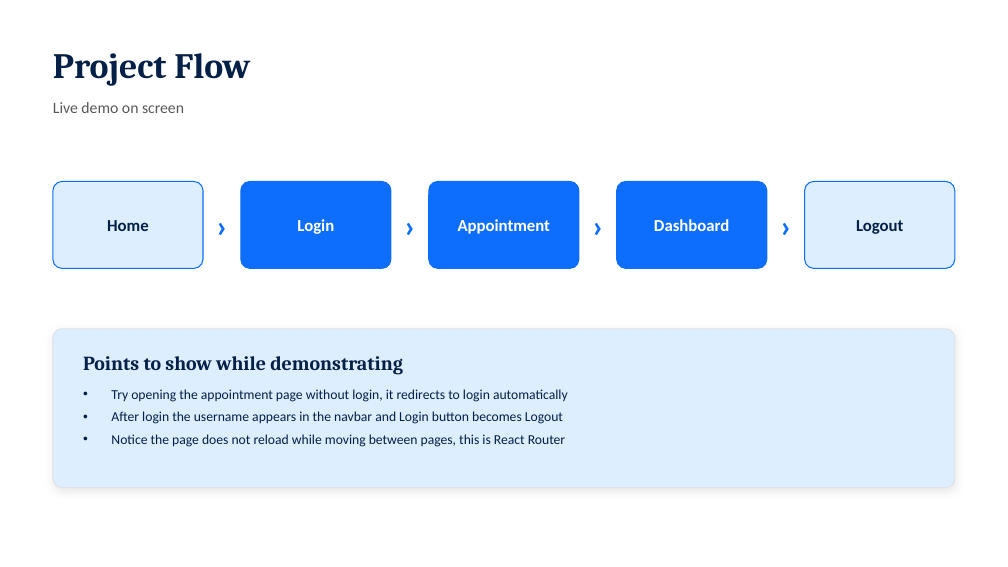
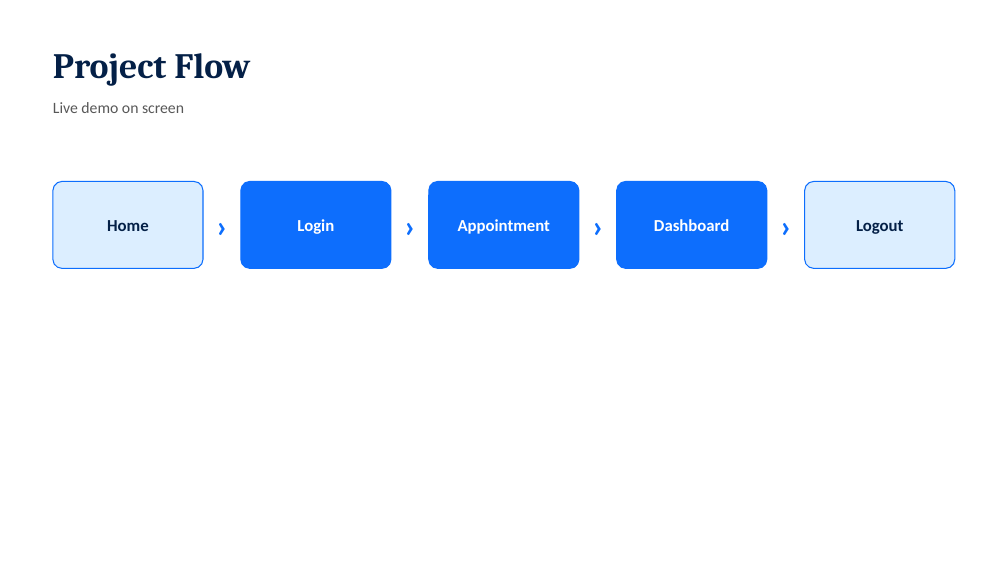
Before and after one commit to mani9kanta3/hospital-management-system, a slide deck: slide 11 of MediCare_HMS_Review.pptx. Drawn at 1008x567 pixels with LibreOffice and Linux fonts; fonts in the diff are those of the drawing. Boxes give left, top, right and bottom in pixels: in the first picture for what was removed or moved away, otherwise in the second. Text is boxed around its words. In the diff, an @@ line names an element or a change of style, - is before the commit and + after.

```diff
--- a/MediCare_HMS_Review.pptx
+++ b/MediCare_HMS_Review.pptx
@@ rounded rectangle removed at (53,329,955,488) @@
@@ text removed at (83,356,403,375) @@
-Points to show while demonstrating
@@ text removed at (111,389,568,447) @@
-• Try opening the appointment page without login, it redirects to login automatically
-• After login the username appears in the navbar and Login button becomes Logout
-• Notice the page does not reload while moving between pages, this is React Router
```
Also in this commit, not shown: 11 other slides changed, 1 slide removed, 6 other files.
